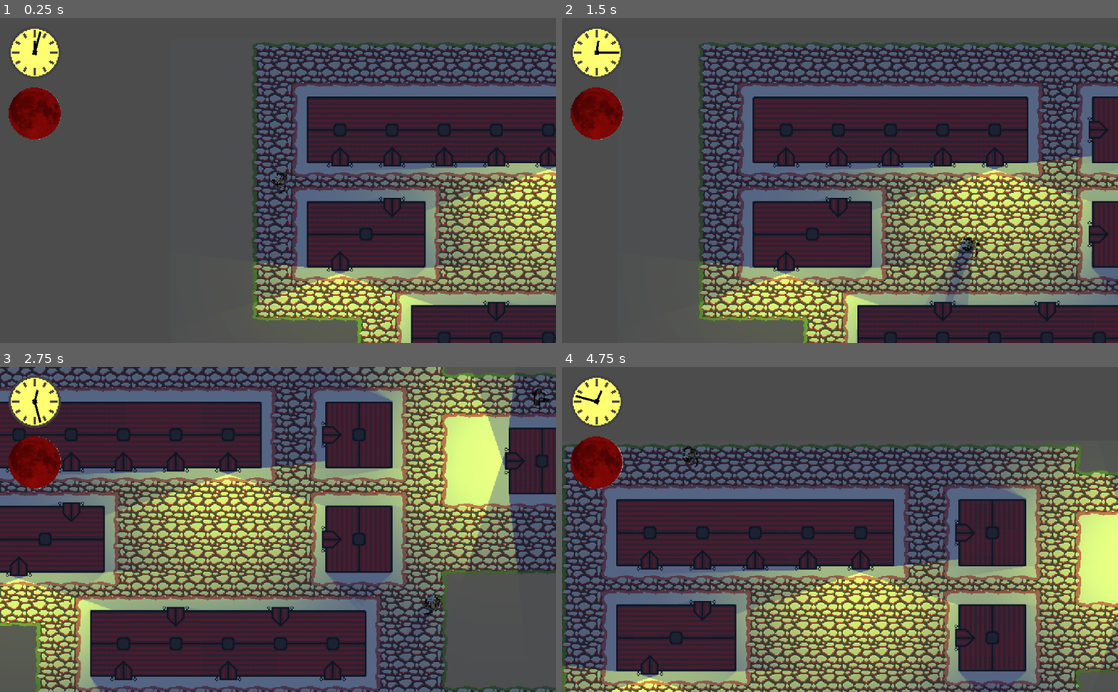
Above: before the commit, frames 1-4 (two rows, left to right).
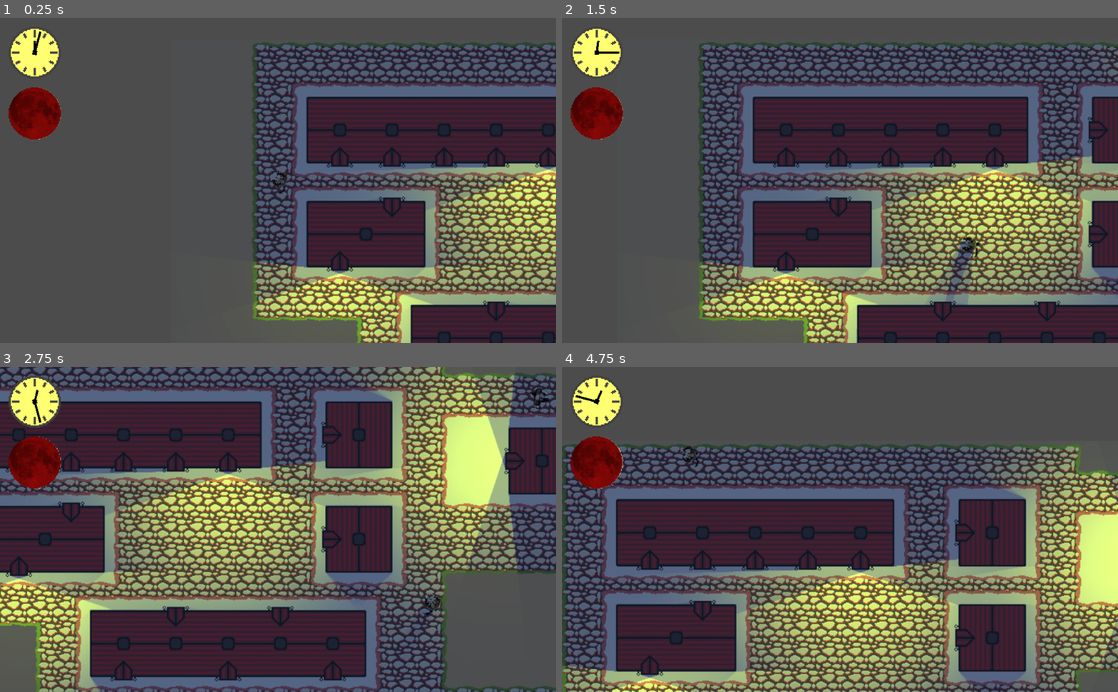
Above: after the commit, the same moments.

Repository: marc-hugh-tom/game-off-2020
Game: Godot game, scene res://nodes/PlayState.tscn
Same seed, same stepped clock (60 frames per second), same inputs: the game is played once before the commit and once after it.
Inputs (mouse positions are in pixels of both pictures, inside the frame that each line leads up to):
- Up to frame 1 (0.25 s): no input
- Up to frame 2 (1.5 s): move the mouse to (962, 164) at 0.52 s; press the mouse at (962, 164) at 0.53 s; hold D (right) 0.53-1.28 s; move the mouse to (728, 196) at 1.27 s; release the mouse at (728, 196) at 1.28 s; hold S (down) from 1.28 s (still down); right-click (728, 196) at 1.35 s
- Up to frame 3 (2.75 s): move the mouse to (333, 458) at 2.02 s; release S (down) at 2.03 s; press the mouse at (333, 458) at 2.03 s; hold D (right) from 2.03 s (still down)
- Up to frame 4 (4.75 s): move the mouse to (812, 594) at 2.77 s; release D (right) at 2.78 s; release the mouse at (812, 594) at 2.78 s; hold W (up) 2.78-3.53 s; right-click (812, 594) at 2.85 s; move the mouse to (1006, 578) at 3.52 s; press the mouse at (1006, 578) at 3.53 s; hold A (left) from 3.53 s (still down); move the mouse to (673, 480) at 4.27 s; release the mouse at (673, 480) at 4.28 s; right-click (673, 480) at 4.35 s

The runs differ from the first frame. In frame 1, 3.8% of the frame differs, in the area x 45-100%, y 8-100%; in frame 2, 4.7%; in frame 3, 6.5%, in the area x 0-100%, y 0-100%; in frame 4, 5.5%.

Commit message:
Added filter flag

Diff:
--- a/nodes/PlayState.tscn
+++ b/nodes/PlayState.tscn
@@ -17,11 +17,12 @@
 "points": PoolVector2Array( 0, 0, 0, 0, 983.927, 32.0334, 0, 0, 0, 0, 993.463, 225.915, 0, 0, 0, 0, 699.991, 214.261, 0, 0, 0, 0, 712.705, 37.3307, 0, 0, 0, 0, 983.927, 32.0334 )
 }
 
-[sub_resource type="ShaderMaterial" id=3]
+[sub_resource type="ShaderMaterial" id=2]
 shader = ExtResource( 11 )
 shader_param/scale = 1.0
 
-[sub_resource type="ViewportTexture" id=2]
+[sub_resource type="ViewportTexture" id=3]
+flags = 4
 viewport_path = NodePath("Viewport")
 
 [node name="PlayState" type="Node2D"]
@@ -97,10 +98,10 @@
 tile_data = PoolIntArray( -65536, 1, 0, -65535, 1, 0, -65534, 1, 0, -65533, 0, 131075, -65532, 0, 65539, -65531, 0, 655 …(11777 unchanged characters)…
 
 [node name="TextureRect" type="TextureRect" parent="."]
-material = SubResource( 3 )
+material = SubResource( 2 )
 margin_right = 40.0
 margin_bottom = 40.0
-texture = SubResource( 2 )
+texture = SubResource( 3 )
 flip_v = true
 __meta__ = {
 "_edit_use_anchors_": false
